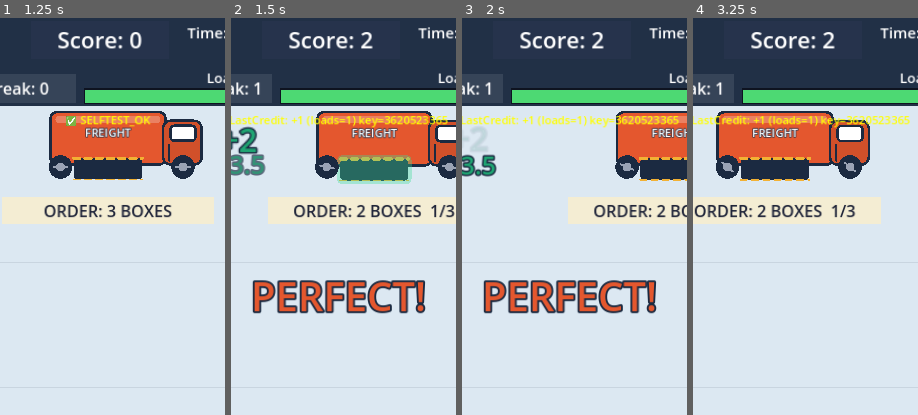
Above: before the commit, frames 1-4 (left to right).
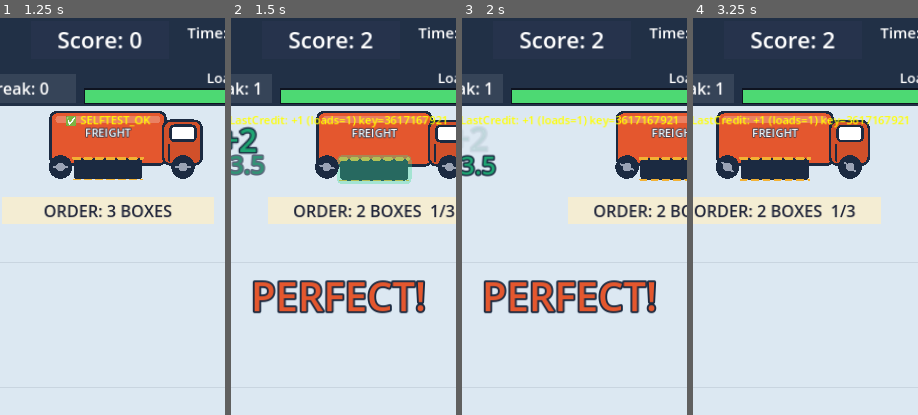
Above: after the commit, the same moments.

Repository: shaharFranses/flick-freight
Game: Godot game, scene res://scenes/main.tscn
The game is run twice, just before and just after one commit, with the same random seed, the same clock (stepped at 60 frames per second) and the same inputs.
Inputs (mouse positions are % of the whole screen's width and height, from its top left):
- Up to frame 1 (1.25 s): move the mouse to (72, 45) at 0.52 s; click (72, 45) at 0.67 s; tap Space (ui_select) at 0.77 s
- Up to frame 2 (1.5 s): click "DEBUG +1 Load (F1)" at 1.25 s
- Up to frame 3 (2 s): no input
- Up to frame 4 (3.25 s): drag from (30, 55) to (73, 20) at 2.02 s; move the mouse to (60, 27) at 2.77 s; click (60, 27) at 2.92 s
The pictures show only the part of the screen within x 26-76%, y 0-50%; the shares and areas given below are measured in that part.

Frame 1 is identical in both runs. In frame 2, 0.3% of the frame differs, in the area x 73-97%, y 24-27%; in frame 3, 0.3%; in frame 4, 0.4%.

Commit message:
r4: fire halo drawn behind the CURRENT cargo (was under the floor)

Diff:
--- a/scripts/game_manager.gd
+++ b/scripts/game_manager.gd
@@ -415,9 +415,8 @@
 				halo = Sprite2D.new()
 				halo.name = "FireHalo"
 				halo.texture = Art.soft_glow()
-				halo.z_index = -1
-				halo.show_behind_parent = true
 				current_package.add_child(halo)
+				current_package.move_child(halo, 0)  # drawn first = behind the cargo art, above the floor
 			var k = 0.5 + 0.5 * sin(Time.get_ticks_msec() / 120.0)
 			halo.visible = true
 			halo.modulate = Color(1.0, 0.55, 0.1, 0.75 + 0.25 * k)
